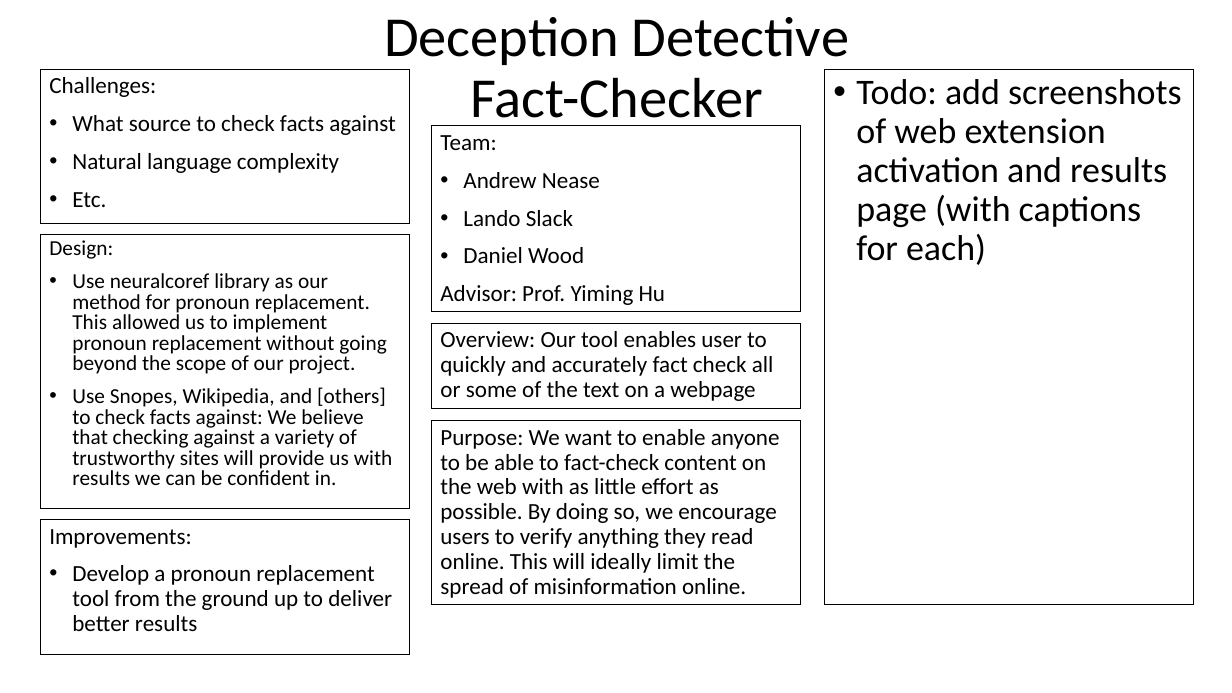
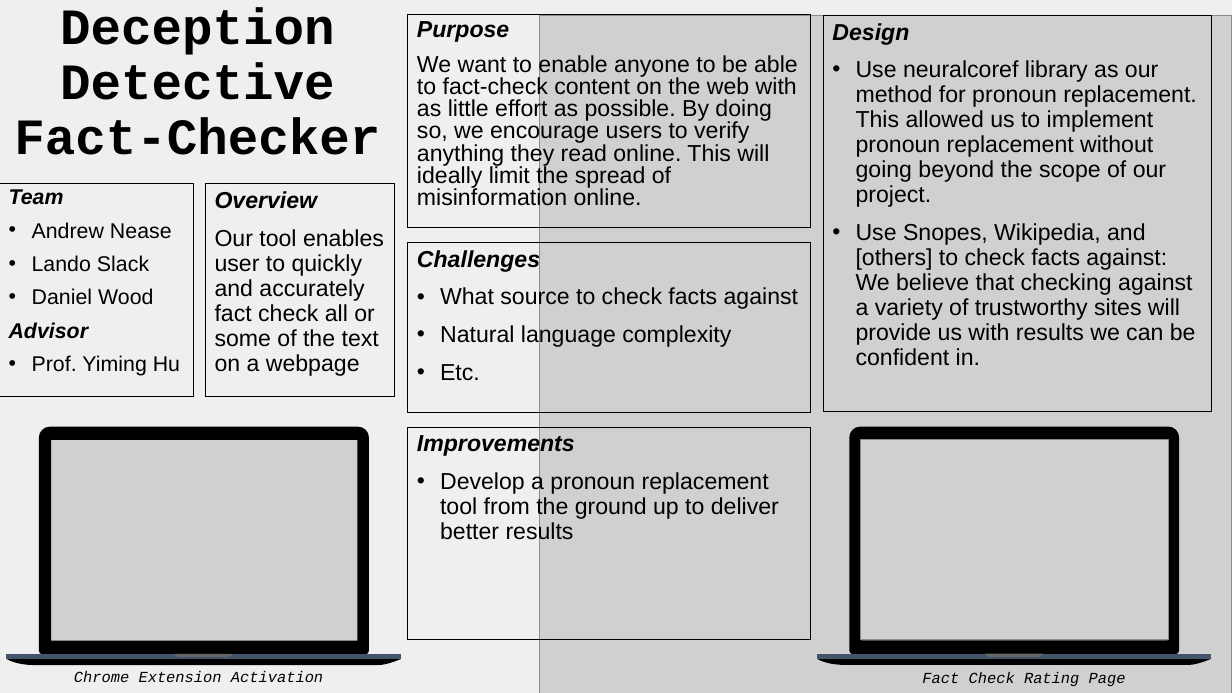
Before and after one commit to anease/senior-design, a slide deck: slide 1 of ExpoPoster.pptx. Drawn at 1232x693 pixels with LibreOffice and Linux fonts; fonts in the diff are those of the drawing; grey boxes stand for pictures. Boxes give left, top, right and bottom in pixels: in the first picture for what was removed or moved away, otherwise in the second. Text is boxed around its words. In the diff, an @@ line names an element or a change of style, - is before the commit and + after.

Commit message:
update poster

```diff
--- a/ExpoPoster.pptx
+++ b/ExpoPoster.pptx
@@ background #FFFFFF to #EFEFEF @@
@@ title "Deception Detective Fact-Checker": place and size @@
-title "Deception Detective Fact-Checker" at (384,17,849,126)
+title "Deception Detective Fact-Checker" at (14,7,380,155)
@@ title "Deception Detective Fact-Checker" at (14,7,380,155): size 44 to 39.6 pt, font Calibri to Courier New, bold on @@
@@ rectangle "Purpose": place and size @@
-rectangle "Purpose" at (432,421,801,605)
+rectangle "Purpose" at (408,15,811,227)
@@ text in rectangle at (417,21,798,211): text changed; font Calibri to Arial @@
-Purpose: We want to enable anyone to be able to fact-check content on the web with as little effort as possible. By doing so, we encourage users to verify anything they read online. This will ideally limit the spread of misinformation online.
+Purpose
+We want to enable anyone to be able to fact-check content on the web with as little effort as possible. By doing so, we encourage users to verify anything they read online. This will ideally limit the spread of misinformation online.
@@ picture added at (540,15,1232,693) @@
@@ rectangle "Design": place and size @@
-rectangle "Design" at (40,235,409,509)
+rectangle "Design" at (823,16,1212,412)
@@ text in rectangle at (832,23,909,45): text changed; size 16.6 to 18 pt; font Calibri to Arial; bold on; italic on @@
-Design:
+Design
@@ rectangle removed at (824,69,1194,605) @@
-• Todo: add screenshots of web extension activation and results page (with captions for each)
@@ text in rectangle at (856,60,1196,366): size 16.6 to 18 pt, font Calibri to Arial; line spacing 0.8 to 0.9 @@
@@ rectangle "Team": place and size @@
-rectangle "Team" at (432,126,801,311)
+rectangle "Team" at (0,184,194,396)
@@ text in rectangle at (9,189,64,204): text changed; size 18 to 16.6 pt; font Calibri to Arial; bold on; italic on @@
-Team:
+Team
@@ rectangle "Overview": place and size @@
-rectangle "Overview" at (432,323,801,409)
+rectangle "Overview" at (205,184,395,396)
@@ text in rectangle at (215,191,384,376): text changed; font Calibri to Arial @@
-Overview: Our tool enables user to quickly and accurately fact check all or some of the text on a webpage
+Overview
+Our tool enables user to quickly and accurately fact check all or some of the text on a webpage
@@ text in rectangle at (32,222,172,305): size 18 to 16.6 pt, font Calibri to Arial in "Andrew Nease", "Lando Slack", "Daniel Wood"; line spacing 0.9 to 0.8 @@
@@ text "Challenges": place and size @@
-text "Challenges" at (40,69,409,224)
+text "Challenges" at (408,243,811,413)
@@ text at (417,248,540,272): text changed; font Calibri to Arial; bold on; italic on @@
-Challenges:
+Challenges
@@ text at (440,286,798,381): font Calibri to Arial in "What source to check facts against", "Natural language complexity", "Etc." @@
@@ text in rectangle at (9,322,180,376): text changed; size 18 to 16.6 pt; font Calibri to Arial @@
-Advisor: Prof. Yiming Hu
+Advisor
+• Prof. Yiming Hu
@@ rectangle "Improvements": place and size @@
-rectangle "Improvements" at (40,519,409,654)
+rectangle "Improvements" at (408,427,811,640)
@@ text in rectangle at (417,433,575,457): text changed; font Calibri to Arial; bold on; italic on @@
-Improvements:
+Improvements
@@ group added at (817,427,1212,665): 4 freeform shapes, 1 picture @@
@@ text in rectangle at (440,471,779,545): font Calibri to Arial in "Develop a pronoun replacement tool from the ..." @@
@@ group added at (6,427,401,665): 4 freeform shapes, 1 picture @@
@@ text added at (74,671,323,682), 12 pt, text #000000, italic @@
+Chrome Extension Activation
@@ text added at (922,672,1126,686), 12 pt, text #000000, italic @@
+Fact Check Rating Page
```
